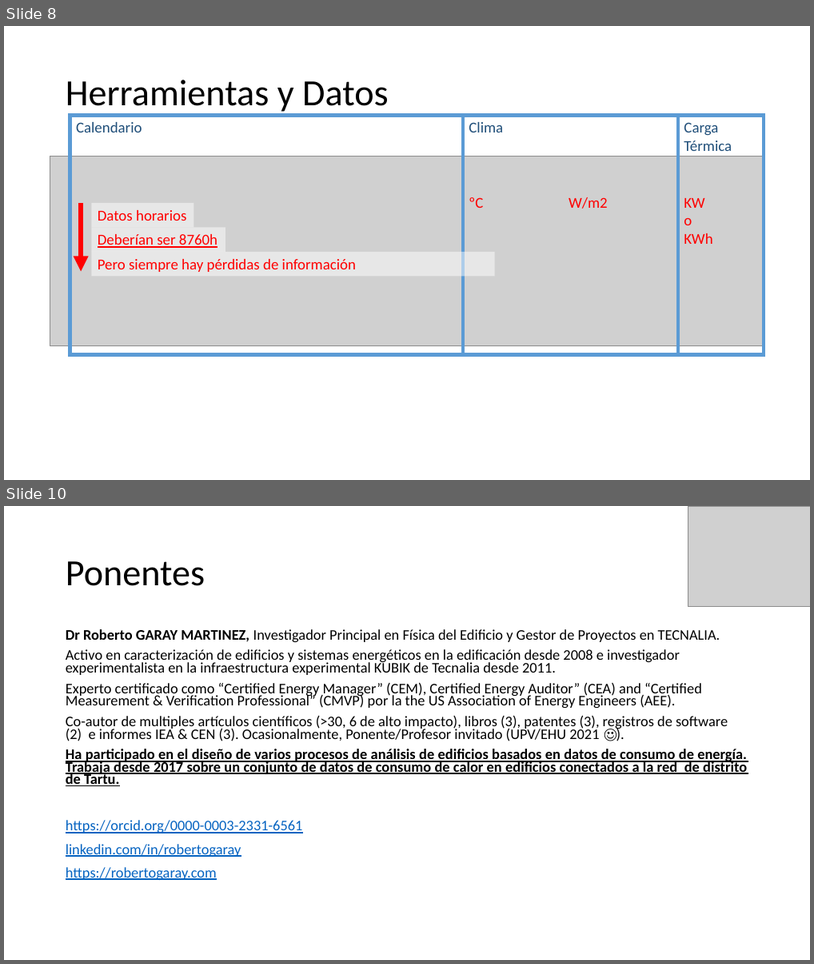
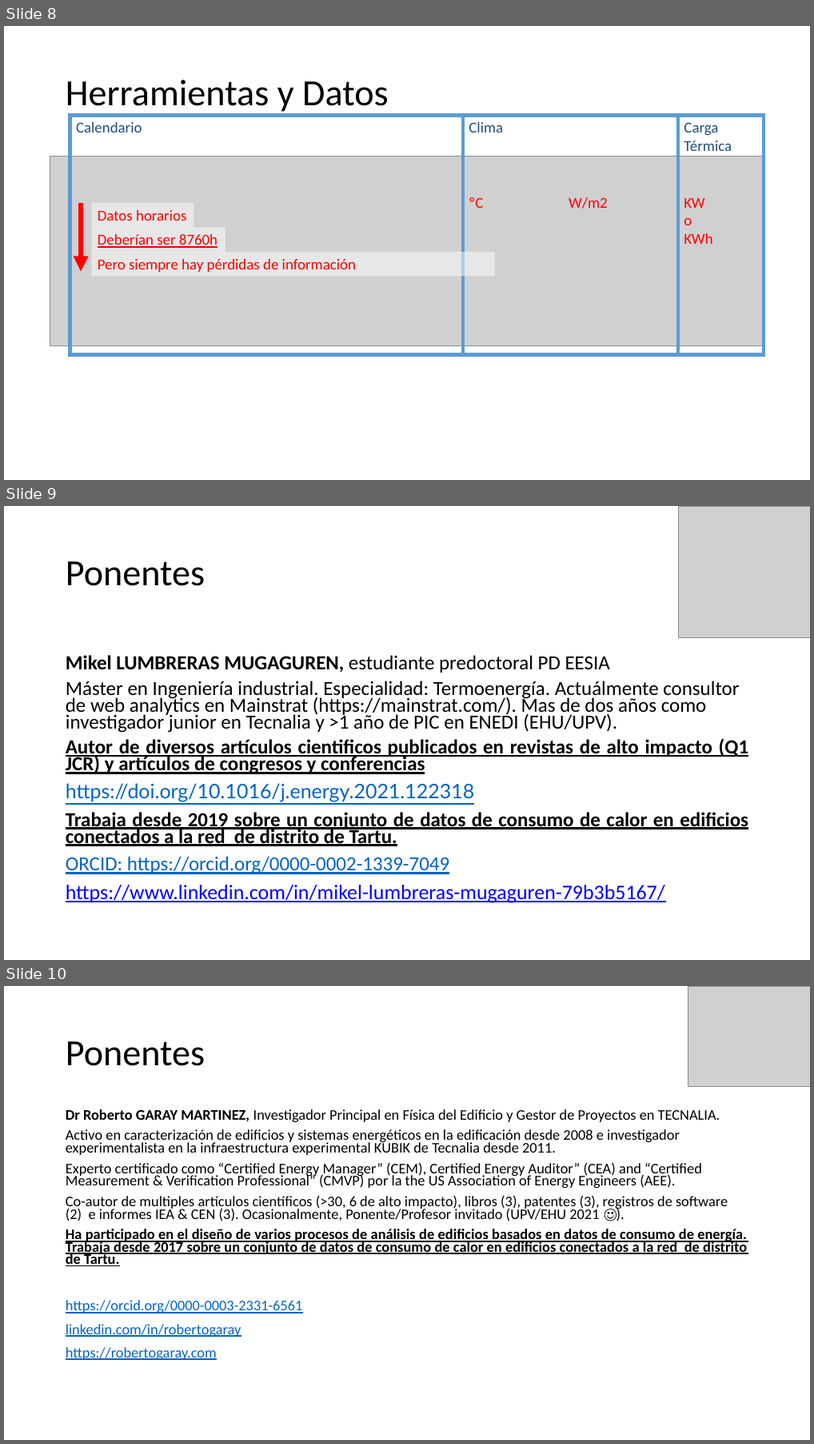
Before and after one commit to robgaray/EESIA_Consumo_Analisis_Datos_2021, a slide deck: 1_Presentaciones/Sesion_1_Teoria.pptx. Shown one above the other, each under a label of ours: slides 8 and 10 before the commit, slides 8, 9 and 10 after it; the slides between them are not shown. The pictures are 814x964 and 814x1444 pixels, drawn with LibreOffice and Linux fonts; fonts in the diff are those of the drawing; grey boxes stand for pictures; background and template pictures are left out. Boxes give left, top, right and bottom in pixels: in the first picture for what was removed or moved away, otherwise in the second. Text is boxed around its words. In the diff, an @@ line names an element or a change of style, - is before the commit and + after.

```diff
--- a/1_Presentaciones/Sesion_1_Teoria.pptx
+++ b/1_Presentaciones/Sesion_1_Teoria.pptx
@@ slide 9 added at [4, 506, 810, 960], background #FFFFFF @@
@@ picture added at [678, 506, 810, 637] @@
@@ title added at [66, 561, 205, 586], 44 pt, text #000000 @@
+Ponentes
@@ text added at [66, 655, 750, 903], 23.8 pt, text #000000, underline @@
+Mikel LUMBRERAS MUGAGUREN, estudiante predoctoral PD EESIA
+Máster en Ingeniería industrial. Especialidad: Termoenergía. Actuálmente consultor de web analytics en Mainstrat (https://mainstrat.com/). Mas de dos años como investigador junior en Tecnalia y >1 año de PIC en ENEDI (EHU/UPV).
+Autor de diversos artículos cientificos publicados en revistas de alto impacto (Q1 JCR) y artículos de congresos y conferencias
+https://doi.org/10.1016/j.energy.2021.122318
+Trabaja desde 2019 sobre un conjunto de datos de consumo de calor en edificios conectados a la red de distrito de Tartu.
+ORCID: https://orcid.org/0000-0002-1339-7049
+https://www.linkedin.com/in/mikel-lumbreras-mugaguren-79b3b5167/
```
Also in this commit, not shown: 1 slide removed, 2 other files.
